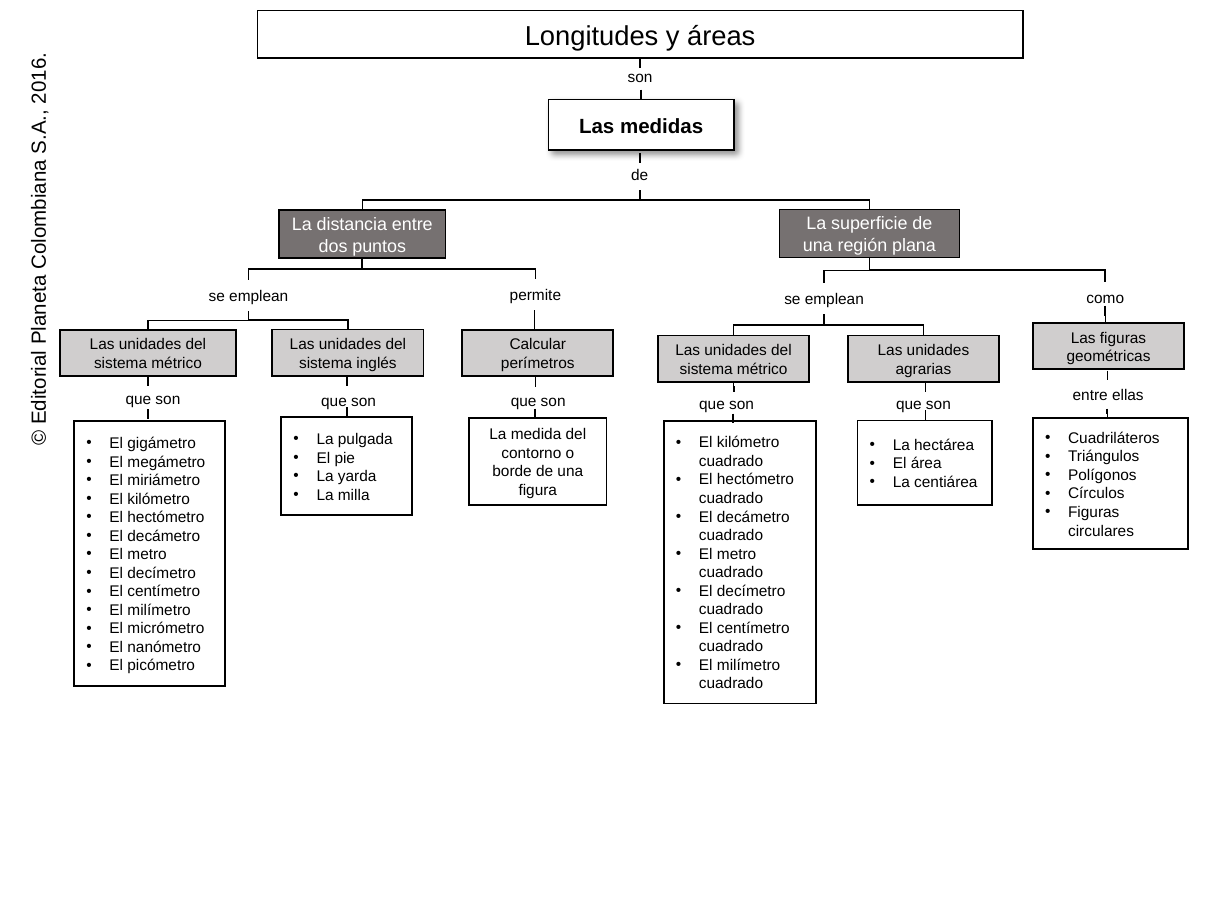
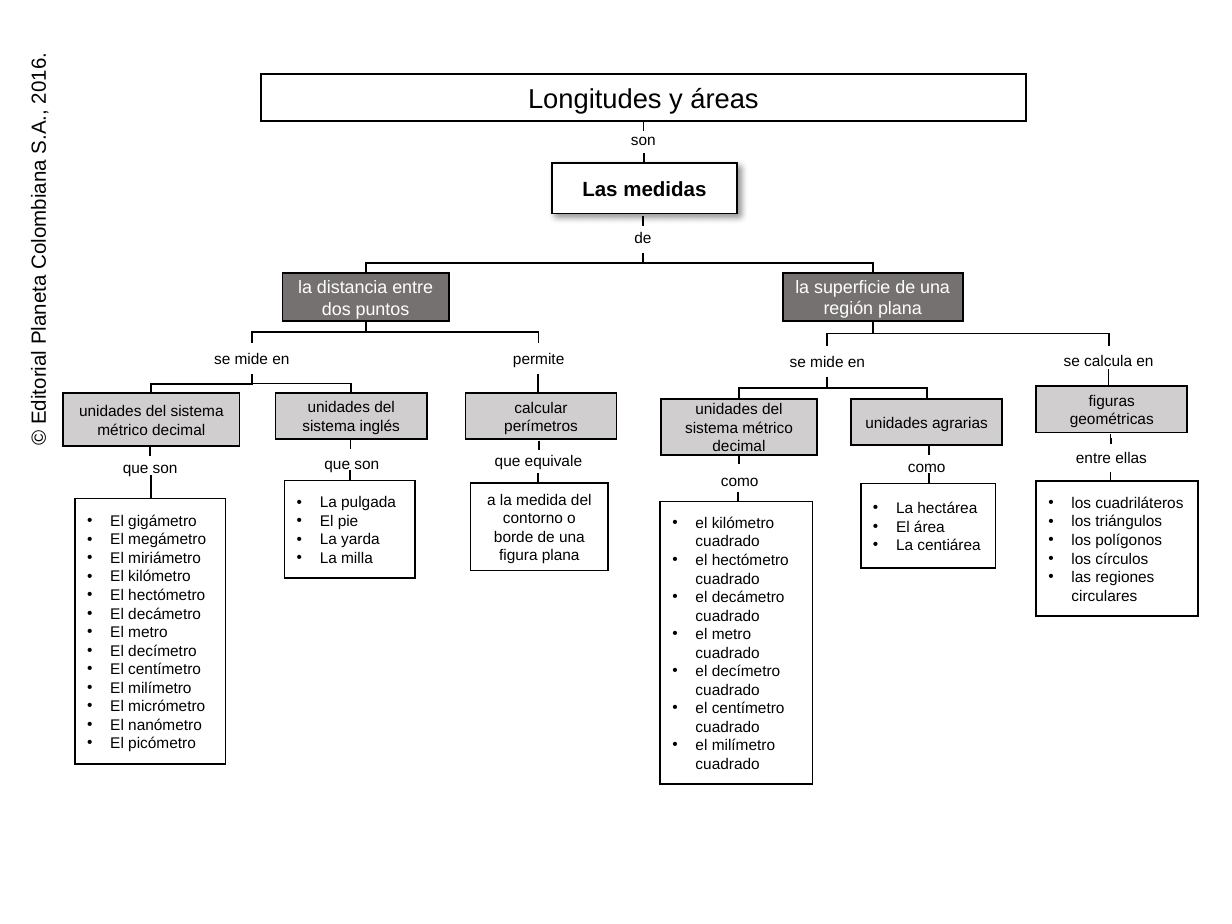
Before and after one commit to AulaPlanetaColombia/Matematicas, a slide deck: slide 1 of fuentes/contenidos/grado07/guion11/MapaConceptual_MA_07_11_CO.pptx. Drawn at 1232x924 pixels with LibreOffice and Linux fonts; fonts in the diff are those of the drawing; background and template pictures are left out. Boxes give left, top, right and bottom in pixels: in the first picture for what was removed or moved away, otherwise in the second. Text is boxed around its words. In the diff, an @@ line names an element or a change of style, - is before the commit and + after.

```diff
--- a/fuentes/contenidos/grado07/guion11/MapaConceptual_MA_07_11_CO.pptx
+++ b/fuentes/contenidos/grado07/guion11/MapaConceptual_MA_07_11_CO.pptx
@@ text in rectangle at [298, 280, 433, 319]: text changed @@
-La distancia entre dos puntos
+la distancia entre dos puntos
@@ text in rectangle at [795, 280, 950, 318]: text changed @@
-La superficie de una región plana
+la superficie de una región plana
@@ text at [214, 352, 289, 364]: text changed @@
-se emplean
+se mide en
@@ text at [790, 355, 865, 367]: text changed @@
-se emplean
+se mide en
@@ text added at [1064, 354, 1153, 370], 9 pt, text #000000 @@
+se calcula en
@@ 2 texts, 1 rectangle, 1 elbow line: place and size @@
-2 texts, 1 rectangle, 1 elbow line at [281, 73, 1105, 515]
+2 texts, 1 rectangle, 1 elbow line at [285, 136, 1109, 578]
@@ rectangle "unidades del sistema métrico decimal": place and size @@
-rectangle "unidades del sistema métrico decimal" at [60, 330, 237, 377]
+rectangle "unidades del sistema métrico decimal" at [63, 393, 239, 446]
@@ text in rectangle at [79, 405, 224, 435]: text changed @@
-Las unidades del sistema métrico
+unidades del sistema métrico decimal
@@ text in rectangle at [302, 401, 400, 434]: text changed @@
-Las unidades del sistema inglés
+unidades del sistema inglés
@@ text in rectangle at [504, 402, 578, 434]: text changed @@
-Calcular perímetros
+calcular perímetros
@@ rectangle "unidades del sistema métrico decimal": place and size @@
-rectangle "unidades del sistema métrico decimal" at [658, 335, 809, 382]
+rectangle "unidades del sistema métrico decimal" at [662, 399, 817, 455]
@@ text in rectangle at [685, 403, 792, 455]: text changed @@
-Las unidades del sistema métrico
+unidades del sistema métrico decimal
@@ text removed at [699, 400, 754, 412] @@
-que son
@@ text in rectangle at [865, 417, 988, 431]: text changed @@
-Las unidades agrarias
+unidades agrarias
@@ text in rectangle at [1070, 395, 1154, 427]: text changed @@
-Las figuras geométricas
+figuras geométricas
@@ elbow line moved from (148, 376) - (148, 386) to (150, 446) - (150, 456) @@
@@ 14 elbow lines, 7 rectangles, 2 texts, 2 lines: place and size @@
-14 elbow lines, 7 rectangles, 2 texts, 2 lines at [148, 11, 1184, 505]
+14 elbow lines, 7 rectangles, 2 texts, 2 lines at [152, 74, 1188, 569]
@@ text "que son": place and size @@
-text "que son" at [126, 395, 180, 407]
+text "que son" at [123, 464, 178, 476]
@@ elbow line moved from (148, 409) - (148, 419) to (152, 476) - (152, 485) @@
@@ text at [495, 454, 582, 469]: text changed @@
-que son
+que equivale
@@ text "como": place and size @@
-text "como" at [1086, 294, 1124, 303]
+text "como" at [721, 477, 759, 486]
@@ elbow line moved from (733, 382) - (734, 392) to (739, 455) - (739, 463) @@
@@ text at [908, 463, 946, 476]: text changed @@
-que son
+como
@@ 5 elbow lines, 3 rectangles, 1 text, 1 line: place and size @@
-5 elbow lines, 3 rectangles, 1 text, 1 line at [249, 58, 1108, 505]
+5 elbow lines, 3 rectangles, 1 text, 1 line at [251, 121, 1111, 570]
@@ rectangle "El gigámetro": place and size @@
-rectangle "El gigámetro" at [74, 421, 224, 686]
+rectangle "El gigámetro" at [75, 499, 225, 764]
@@ text in rectangle at [487, 493, 592, 564]: text changed @@
-La medida del contorno o borde de una figura
+a la medida del contorno o borde de una figura plana
@@ rectangle "el kilómetro cuadrado": place and size @@
-rectangle "el kilómetro cuadrado" at [664, 421, 817, 703]
+rectangle "el kilómetro cuadrado" at [660, 501, 813, 784]
@@ elbow line moved from (733, 414) - (733, 424) to (738, 492) - (738, 501) @@
@@ rectangle "los cuadriláteros": place and size @@
-rectangle "los cuadriláteros" at [1032, 418, 1188, 548]
+rectangle "los cuadriláteros" at [1036, 482, 1198, 616]
@@ text in rectangle at [1071, 496, 1183, 601]: text changed @@
-• Cuadriláteros
-• Triángulos
-• Polígonos
-• Círculos
-• Figuras circulares
+• los cuadriláteros
+• los triángulos
+• los polígonos
+• los círculos
+• las regiones circulares
@@ text in rectangle at [695, 516, 789, 769]: text changed @@
-• El kilómetro cuadrado
-• El hectómetro cuadrado
-• El decámetro cuadrado
-• El metro cuadrado
-• El decímetro cuadrado
-• El centímetro cuadrado
-• El milímetro cuadrado
+• el kilómetro cuadrado
+• el hectómetro cuadrado
+• el decámetro cuadrado
+• el metro cuadrado
+• el decímetro cuadrado
+• el centímetro cuadrado
+• el milímetro cuadrado
```
Also in this commit, not shown: 1 slide removed.
